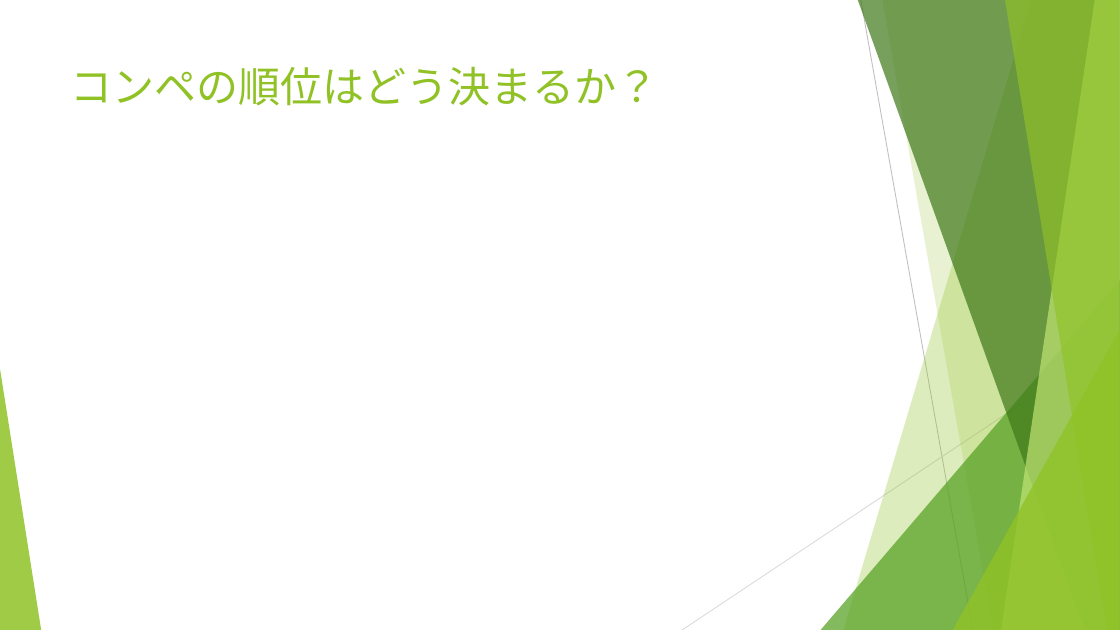
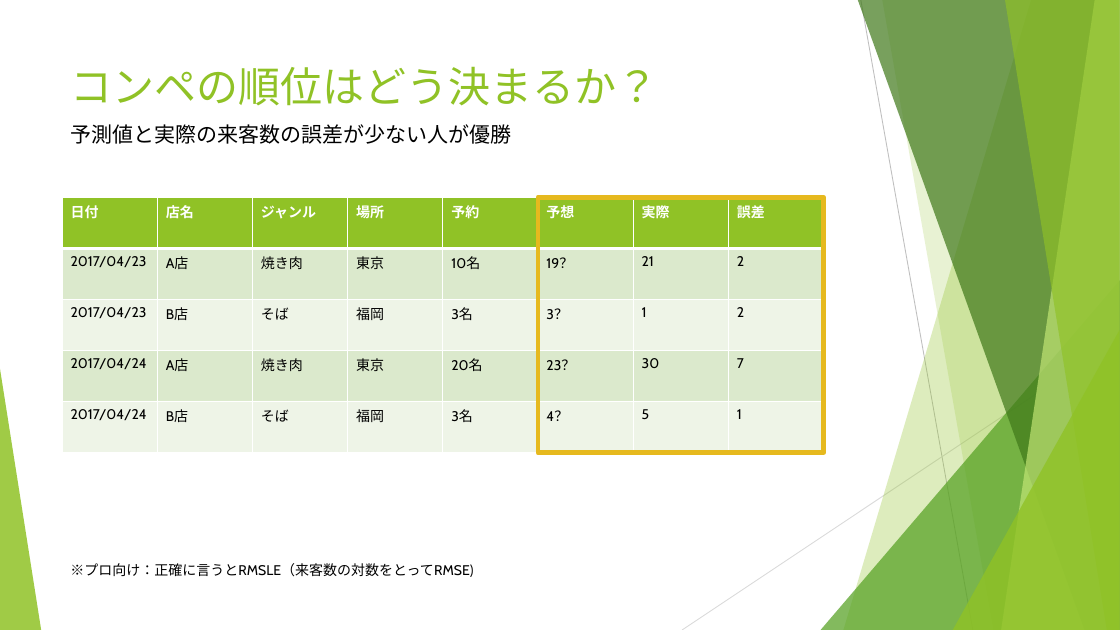
Before and after one commit to backonhighway/kaggle_recruit, a slide deck: slide 6 of 猫でもわかるKaggle.pptx. Drawn at 1120x630 pixels with LibreOffice and Linux fonts; fonts in the diff are those of the drawing. Boxes give left, top, right and bottom in pixels: in the first picture for what was removed or moved away, otherwise in the second. Text is boxed around its words. In the diff, an @@ line names an element or a change of style, - is before the commit and + after.

```diff
--- a/猫でもわかるKaggle.pptx
+++ b/猫でもわかるKaggle.pptx
@@ text added at (x1=70, y1=124, x2=511, y2=144), 18 pt, text #000000 @@
+予測値と実際の来客数の誤差が少ない人が優勝
@@ table added at (x1=62, y1=197, x2=822, y2=453), 5 rows, 8 columns @@
+日付 | 店名 | ジャンル | 場所 | 予約 | 予想 | 実際 | 誤差
+2017/04/23 | A店 | 焼き肉 | 東京 | 10名 | 19？ | 21 | 2
+2017/04/23 | B店 | そば | 福岡 | 3名 | 3？ | 1 | 2
+2017/04/24 | A店 | 焼き肉 | 東京 | 20名 | 23？ | 30 | 7
+2017/04/24 | B店 | そば | 福岡 | 3名 | 4？ | 5 | 1
@@ rectangle added at (x1=538, y1=197, x2=823, y2=453), outline #E6B91E 4 pt @@
@@ text added at (x1=70, y1=563, x2=473, y2=577), 12 pt, text #000000 @@
+※プロ向け：正確に言うとRMSLE（来客数の対数をとってRMSE)
```
Also in this commit, not shown: 4 other slides changed, 5 slides added, 3 slides removed.
